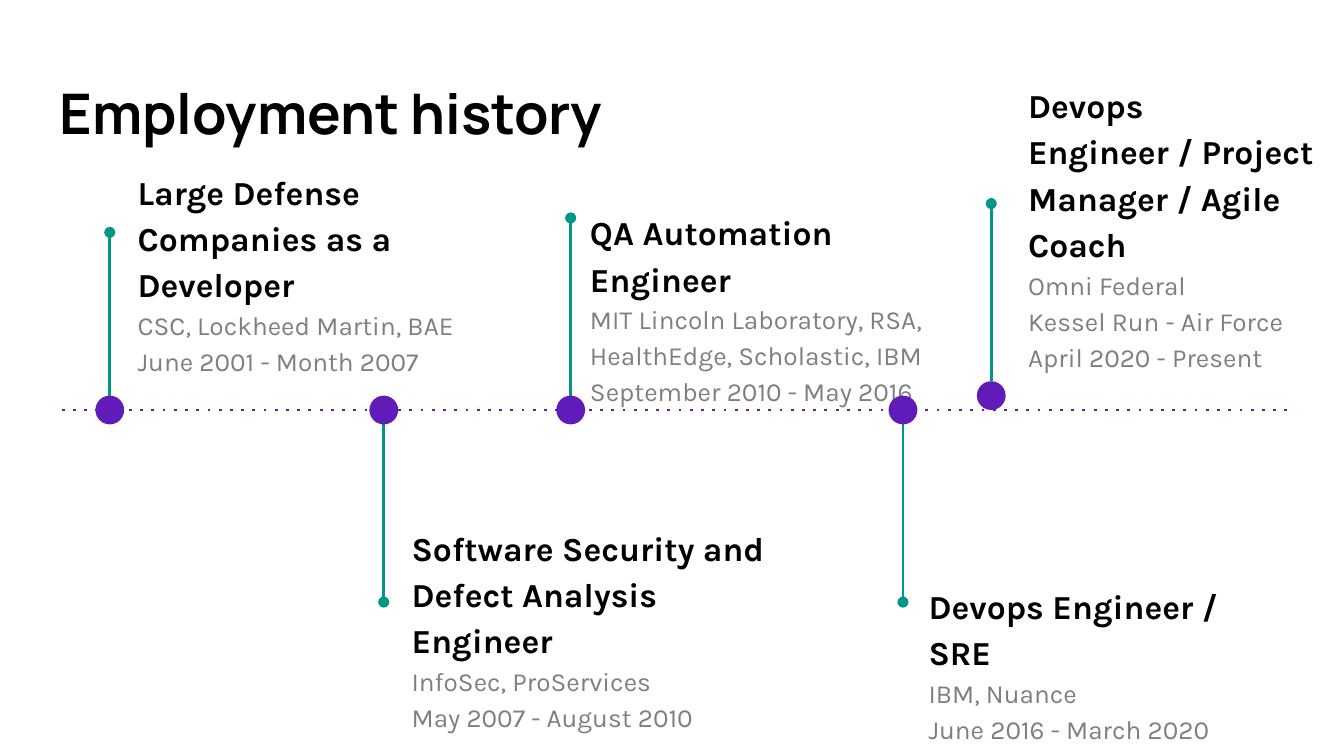
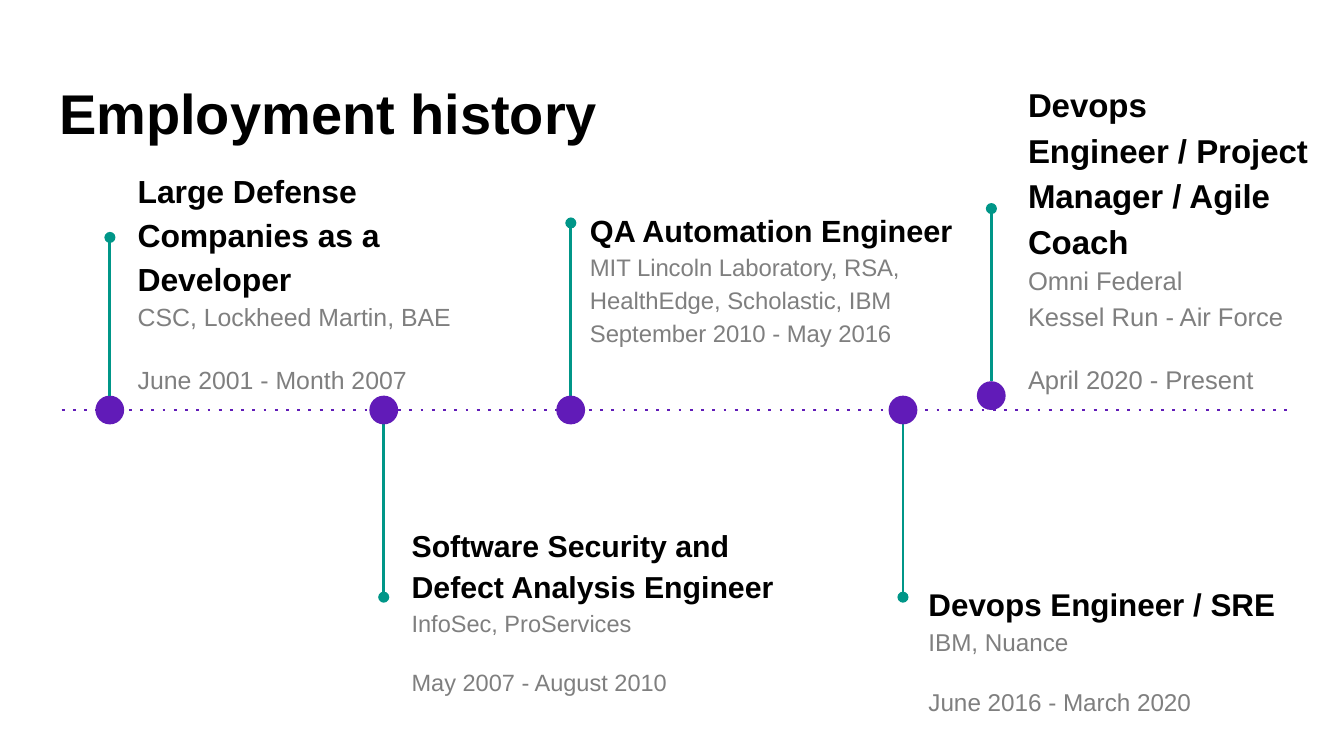
Before and after one commit to christopherroberthardy/RESUME, a slide deck: slide 4 of Professional profile - Christopher Hardy.pptx. Drawn at 1344x756 pixels with LibreOffice and Linux fonts; fonts in the diff are those of the drawing. Boxes give left, top, right and bottom in pixels: in the first picture for what was removed or moved away, otherwise in the second. Text is boxed around its words. In the diff, an @@ line names an element or a change of style, - is before the commit and + after.

```diff
--- a/Professional profile - Christopher Hardy.pptx
+++ b/Professional profile - Christopher Hardy.pptx
@@ title "Employment history" at (59, 93, 596, 144): font Manrope to Arial @@
@@ text "Devops Engineer / Project Manager ..." at (1028, 94, 1308, 394): size 18 to 17.6 pt in "Devops Engineer / Project Manager / Agile ..."; font Karla to Arial; size 14 to 13.7 pt in "Omni Federal", "Kessel Run - Air Force", "April 2020 - Present"; less space between paragraphs @@
@@ text "Large Defense Companies as a ..." at (138, 180, 451, 389): size 18 to 17.1 pt in "Large Defense Companies as a Developer"; font Karla to Arial; size 14 to 13.3 pt in "CSC, Lockheed Martin, BAE", "June 2001 - Month 2007"; less space between paragraphs @@
@@ text "QA Automation Engineer" at (590, 219, 952, 347): size 18 to 16.4 pt in "QA Automation Engineer"; font Karla to Arial; size 14 to 12.7 pt in "MIT Lincoln Laboratory, RSA, HealthEdge, Scholastic, IBM", "September 2010 - May 2016" @@
@@ arrow moved from (992, 382) - (992, 203) to (992, 382) - (992, 208) @@
@@ arrow moved from (110, 395) - (110, 233) to (110, 395) - (110, 238) @@
@@ arrow moved from (571, 395) - (571, 218) to (571, 395) - (571, 223) @@
@@ arrow moved from (384, 425) - (384, 602) to (384, 425) - (384, 597) @@
@@ arrow moved from (903, 425) - (903, 602) to (903, 425) - (903, 597) @@
@@ text "Software Security and Defect Analysis ..." at (412, 535, 773, 696): size 18 to 16.2 pt in "Software Security and Defect Analysis Engineer"; font Karla to Arial; size 14 to 12.6 pt in "InfoSec, ProServices", "May 2007 - August 2010"; less space between paragraphs @@
@@ text "Devops Engineer / SRE" at (928, 593, 1275, 711): size 18 to 16.7 pt in "Devops Engineer / SRE"; font Karla to Arial; size 14 to 13 pt in "IBM, Nuance", "June 2016 - March 2020"; less space between paragraphs @@
```
Also in this commit, not shown: 12 other slides changed, 1 other file.
